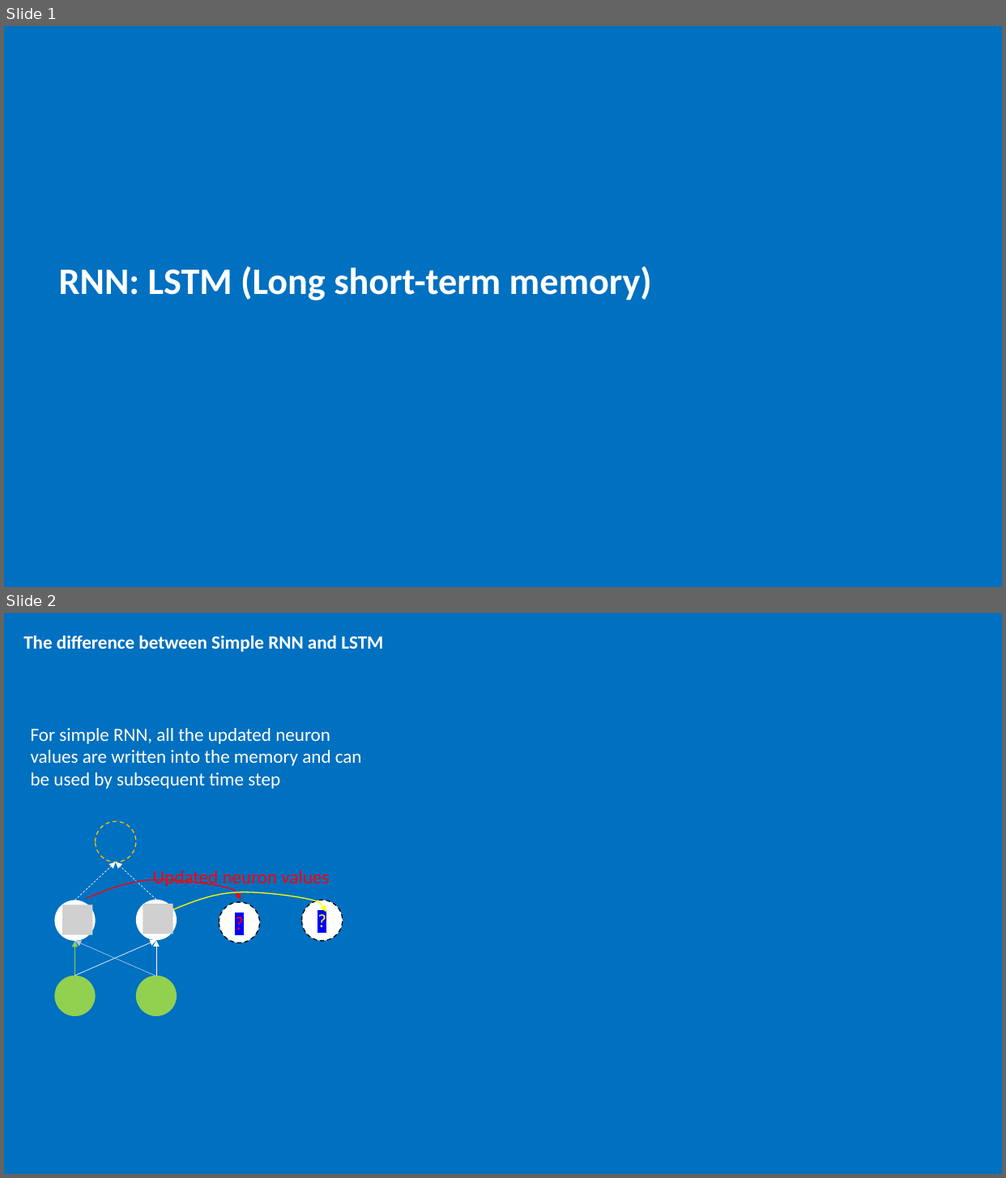
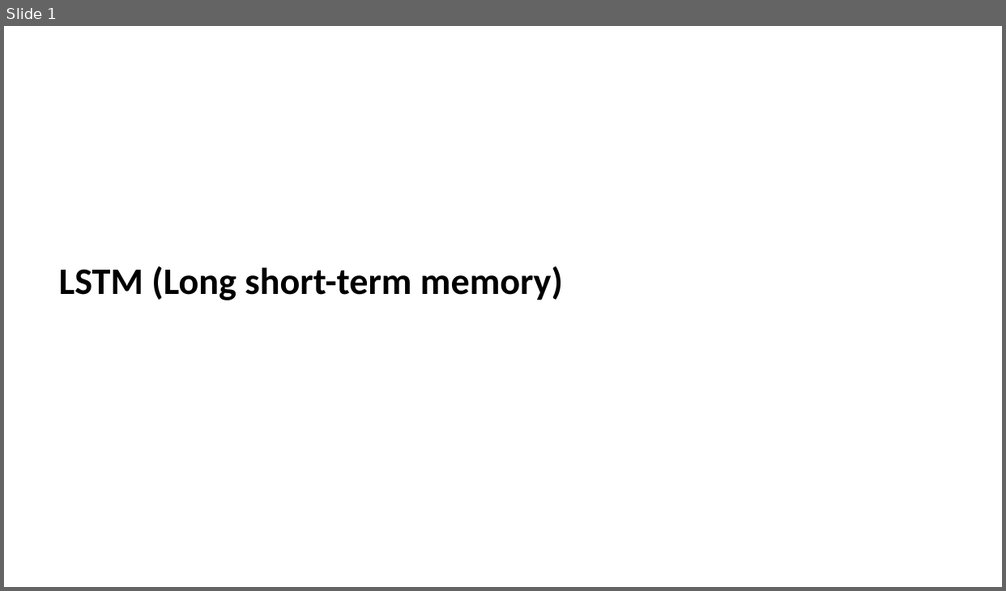
Before and after one commit to jzanetti/Sijin_ML, a slide deck: docs/source/deep_learning/slides/rnn_lstm.pptx. Shown one above the other, each under a label of ours: slides 1 and 2 before the commit, slide 1 after it. The pictures are 1006x1178 and 1006x591 pixels, drawn with LibreOffice and Linux fonts; fonts in the diff are those of the drawing; grey boxes stand for pictures. Boxes give left, top, right and bottom in pixels: in the first picture for what was removed or moved away, otherwise in the second. Text is boxed around its words. In the diff, an @@ line names an element or a change of style, - is before the commit and + after.

Commit message:
update lstm

```diff
--- a/docs/source/deep_learning/slides/rnn_lstm.pptx
+++ b/docs/source/deep_learning/slides/rnn_lstm.pptx
@@ slide 2 removed at (4, 613, 1002, 1174), background #0070C0 @@
@@ text removed at (23, 635, 383, 652) @@
-The difference between Simple RNN and LSTM
@@ text removed at (31, 728, 362, 789) @@
-For simple RNN, all the updated neuron values are written into the memory and can be used by subsequent time step
@@ ellipse removed at (96, 822, 136, 862) @@
@@ arrow removed from (75, 901) to (116, 862) @@
@@ arrow removed from (156, 900) to (116, 862) @@
@@ text removed at (152, 871, 329, 888) @@
-Updated neuron values
@@ ellipse removed at (55, 901, 96, 941) @@
@@ freeform shape removed at (87, 880, 241, 901) @@
@@ ellipse removed at (136, 900, 177, 940) @@
@@ freeform shape removed at (171, 892, 326, 913) @@
@@ ellipse removed at (219, 902, 259, 943) @@
-?
@@ ellipse removed at (302, 901, 343, 941) @@
-?
@@ picture removed at (62, 905, 93, 935) @@
@@ picture removed at (143, 905, 173, 934) @@
@@ arrow removed from (75, 976) to (75, 941) @@
@@ arrow removed from (75, 976) to (156, 940) @@
@@ arrow removed from (156, 976) to (75, 941) @@
@@ arrow removed from (156, 976) to (156, 940) @@
@@ ellipse removed at (55, 976, 96, 1016) @@
@@ ellipse removed at (136, 976, 177, 1016) @@
@@ slide 1 changed as well @@
@@ background #0070C0 to #FFFFFF @@
@@ text at (59, 267, 563, 301): text changed; text colour #FFFFFF to #000000 @@
-RNN: LSTM (Long short-term memory)
+LSTM (Long short-term memory)
```
Also in this commit, not shown: 32 slides added, 30 other slides removed, 3 other files.
